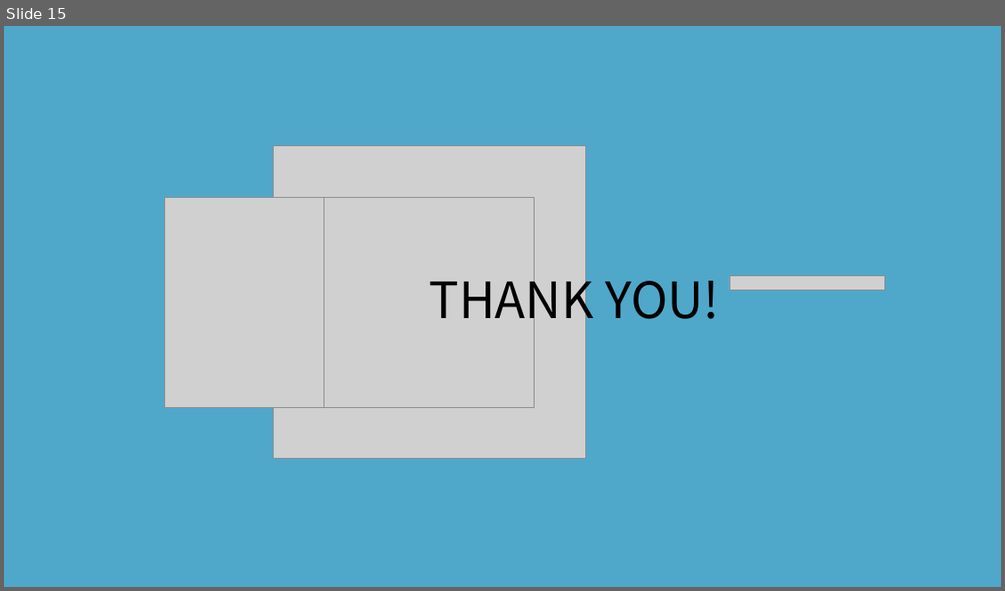
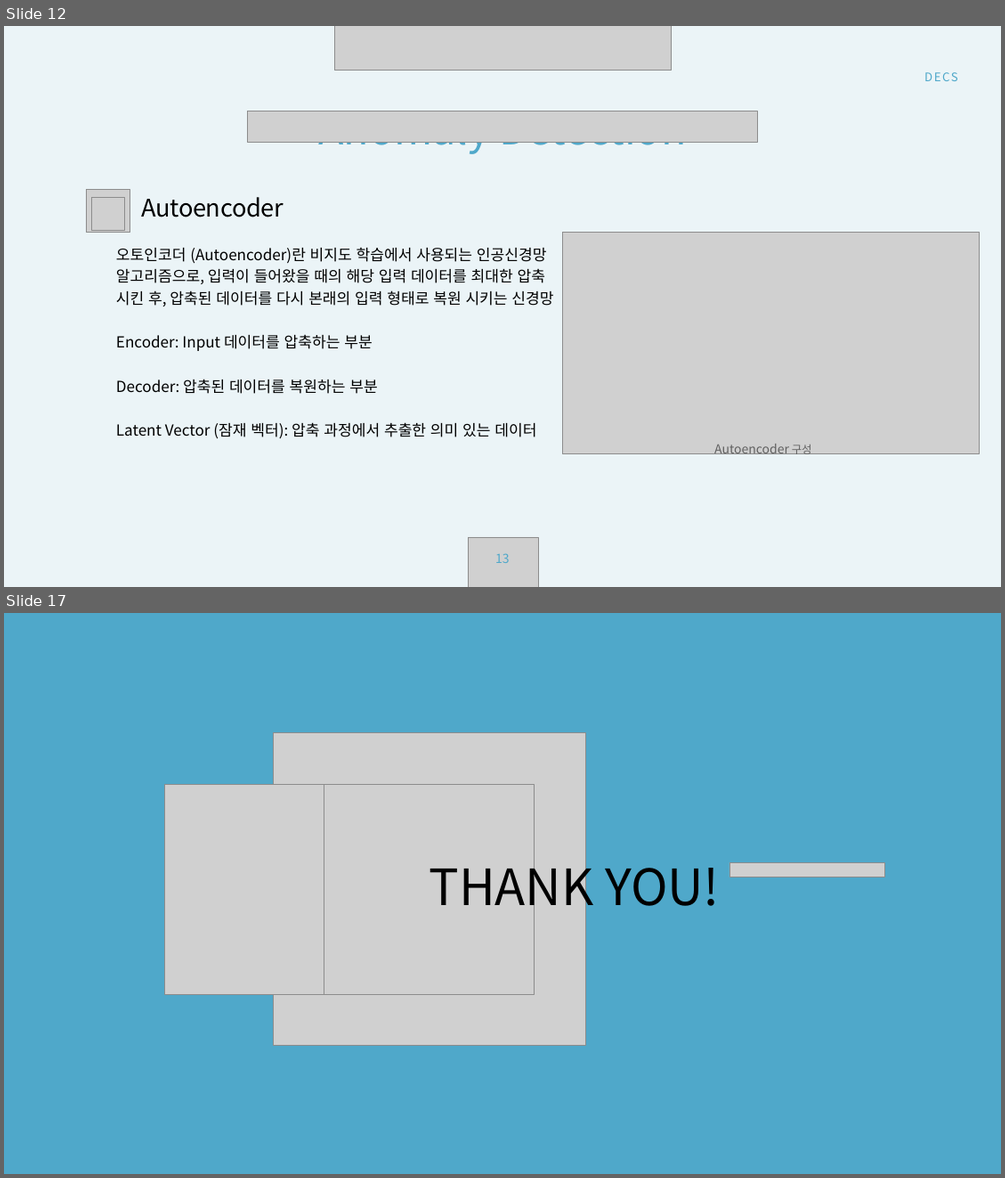
Before and after one commit to DAU-FAIRDAY-DECS/Documents, a slide deck: 발표 자료/DECS_5차 발표 자료.pptx. Shown one above the other, each under a label of ours: slide 15 before the commit, slides 12 and 17 after it; the slides between them are not shown. The pictures are 1005x591 and 1005x1178 pixels, drawn with LibreOffice and Linux fonts; fonts in the diff are those of the drawing; grey boxes stand for pictures; background and template pictures are left out. Boxes give left, top, right and bottom in pixels: in the first picture for what was removed or moved away, otherwise in the second. Text is boxed around its words. In the diff, an @@ line names an element or a change of style, - is before the commit and + after.

```diff
--- a/발표 자료/DECS_5차 발표 자료.pptx
+++ b/발표 자료/DECS_5차 발표 자료.pptx
@@ slide 12 added at (4,26,1001,587), background picture (left out) @@
@@ picture added at (335,26,671,70) @@
@@ text added at (793,67,958,84), 17 pt, text #4FA8CA @@
+DECS
@@ picture added at (248,111,757,142) @@
@@ text added at (318,111,687,154), 60 pt, text #4FA8CA @@
+Anomaly Detection
@@ picture added at (86,189,129,232) @@
@@ picture added at (91,197,125,231) @@
@@ text added at (141,197,283,217), 35 pt, text #000000 @@
+Autoencoder
@@ picture added at (563,232,979,453) @@
@@ text added at (116,248,553,438), 22 pt, text #000000 @@
+오토인코더 (Autoencoder)란 비지도 학습에서 사용되는 인공신경망 알고리즘으로, 입력이 들어왔을 때의 해당 입력 데이터를 최대한 압축 시킨 후, 압축된 데이터를 다시 본래의 입력 형태로 복원 시키는 신경망
+Encoder: Input 데이터를 압축하는 부분
+Decoder: 압축된 데이터를 복원하는 부분
+Latent Vector (잠재 벡터): 압축 과정에서 추출한 의미 있는 데이터
@@ text added at (714,443,812,454), 18 pt, text #616161 @@
+Autoencoder 구성
@@ picture added at (468,537,539,587) @@
@@ text added at (495,553,510,563), 18 pt, text #4FA8CA @@
+13
@@ what was slide 15 is now slide 17 @@
```
Also in this commit, not shown: 4 slides changed, 1 other slide added.
